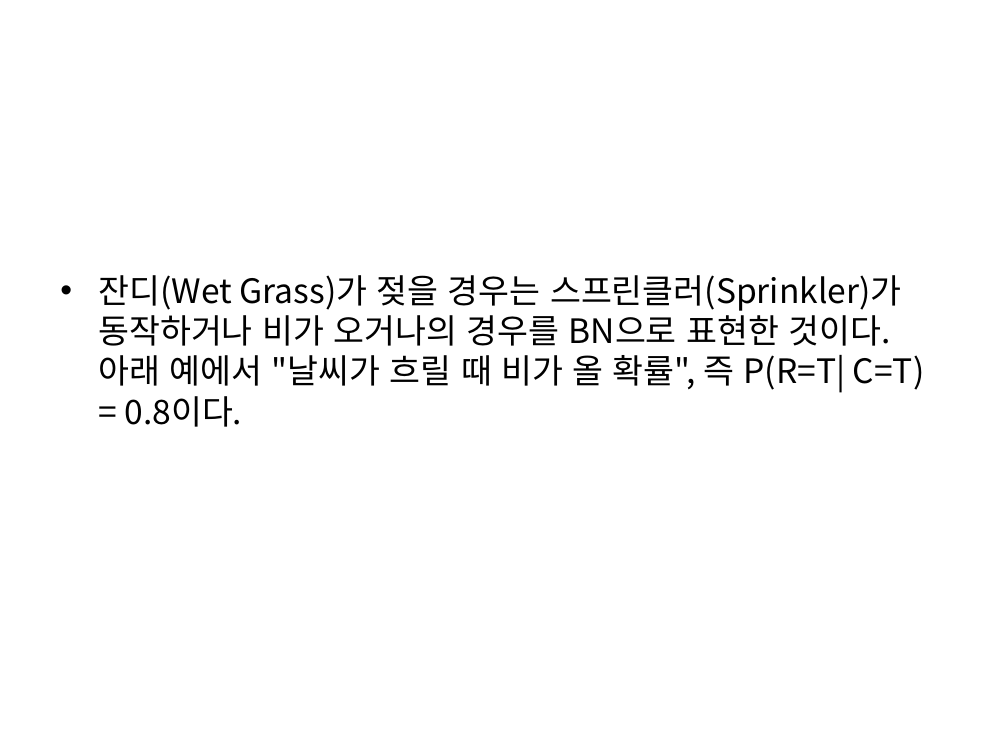
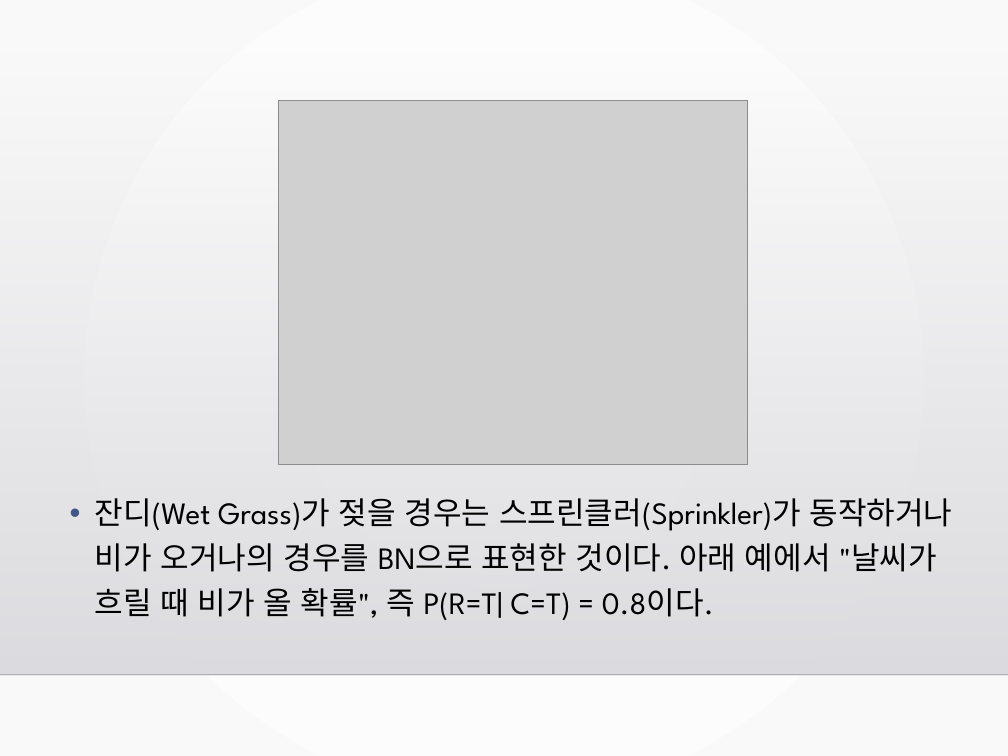
Before and after one commit to LEECHHE/capstone, a slide deck: slide 6 of papers/Bayesian.Network.pptx (slide 7 before the commit). Drawn at 1008x756 pixels with LibreOffice and Linux fonts; fonts in the diff are those of the drawing; grey boxes stand for pictures; background and template pictures are left out. Boxes give left, top, right and bottom in pixels: in the first picture for what was removed or moved away, otherwise in the second. Text is boxed around its words. In the diff, an @@ line names an element or a change of style, - is before the commit and + after.

```diff
--- a/papers/Bayesian.Network.pptx
+++ b/papers/Bayesian.Network.pptx
@@ background #FFFFFF to gradient #FFFFFF to #FAFAFA @@
@@ rectangle added at (0,51,1008,674), fill gradient #DCDCE0 to #DEDEE2 @@
@@ picture added at (279,100,748,464) @@
@@ text "잔디(Wet Grass)가 젖을 경우는 스프린클러(Sprinkler)가 ...": place and size @@
-text "잔디(Wet Grass)가 젖을 경우는 스프린클러(Sprinkler)가 ..." at (98,275,925,427)
+text "잔디(Wet Grass)가 젖을 경우는 스프린클러(Sprinkler)가 ..." at (95,498,953,620)
@@ text "잔디(Wet Grass)가 젖을 경우는 스프린클러(Sprinkler)가 ..." at (95,498,953,620): size 24 to 22.2 pt, font Noto Sans CJK KR to League Spartan; indent changed; line spacing 1 to 1.2; more space between paragraphs @@
@@ line added from (0, 674) to (1008, 674), #000001 1 pt @@
```
Also in this commit, not shown: 16 other slides changed, 4 slides added, 1 slide removed, 3 other files.
